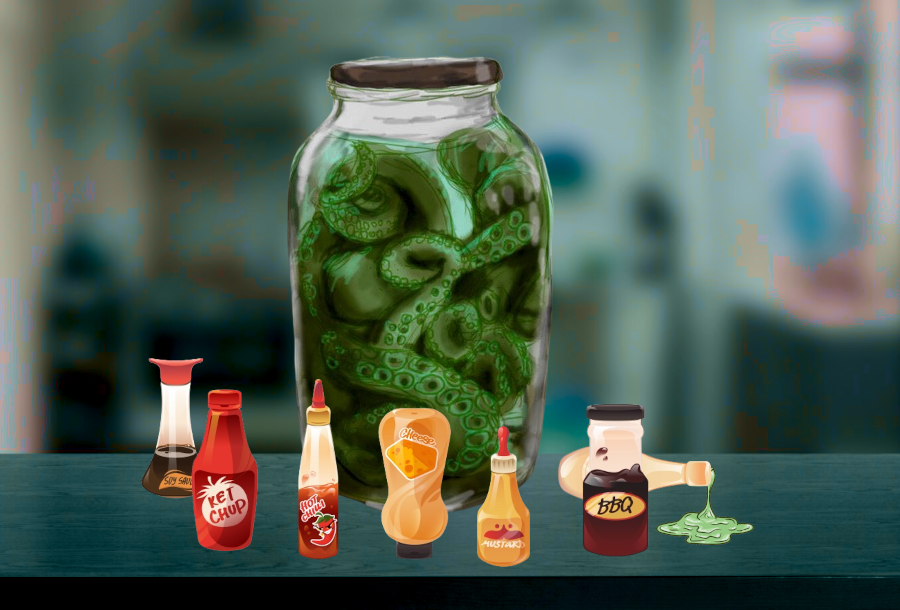
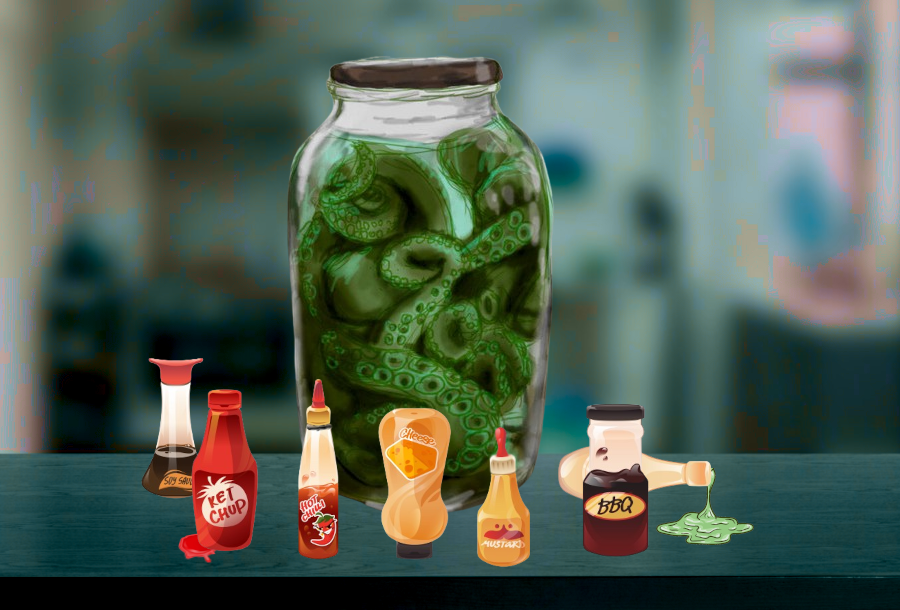
Before/after of a w=900, h=610 layered artwork. What changed in the layer stack:
painted on "Copia de Copia de Copia de Copia de Copia de 4Z_2104.w030.n002.9A.p15.9-removeb…" over <box>488,425,517,476</box>
painted on "Copia de Copia de 4Z_2104.w030.n002.9A.p15.9-removebg-preview.png" over <box>306,423,333,432</box>
added layer "Capa pegada #1" above "Copia de 4Z_2104.w030.n002.9A.p15.9-removebg-preview.png" over <box>177,533,217,563</box>
